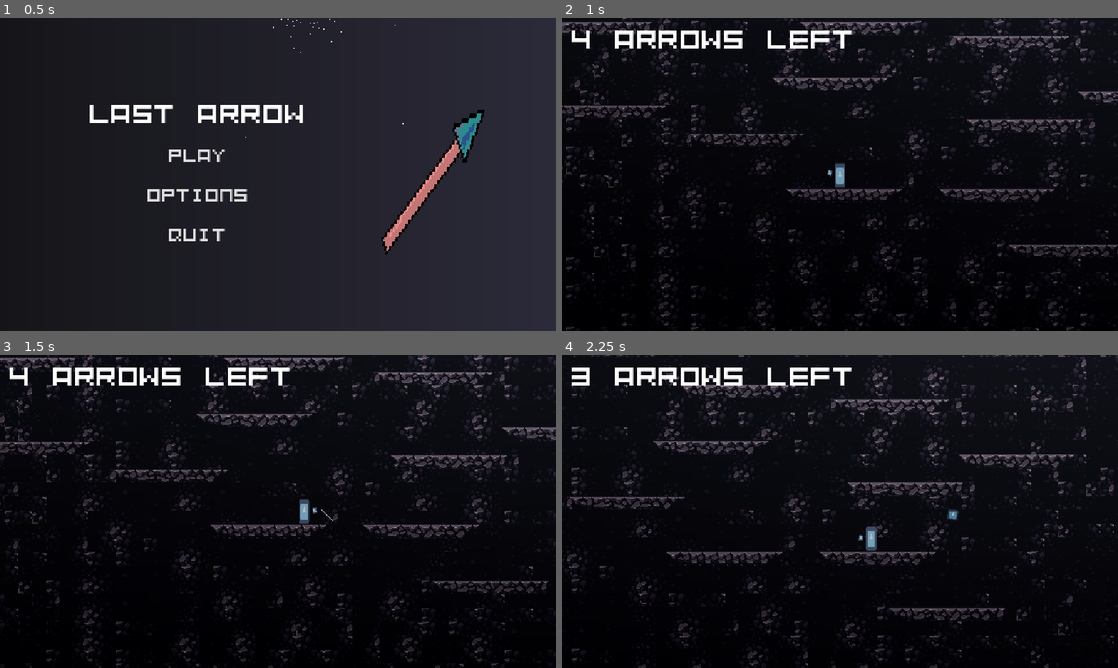
Above: before the commit, frames 1-4 (two rows, left to right).
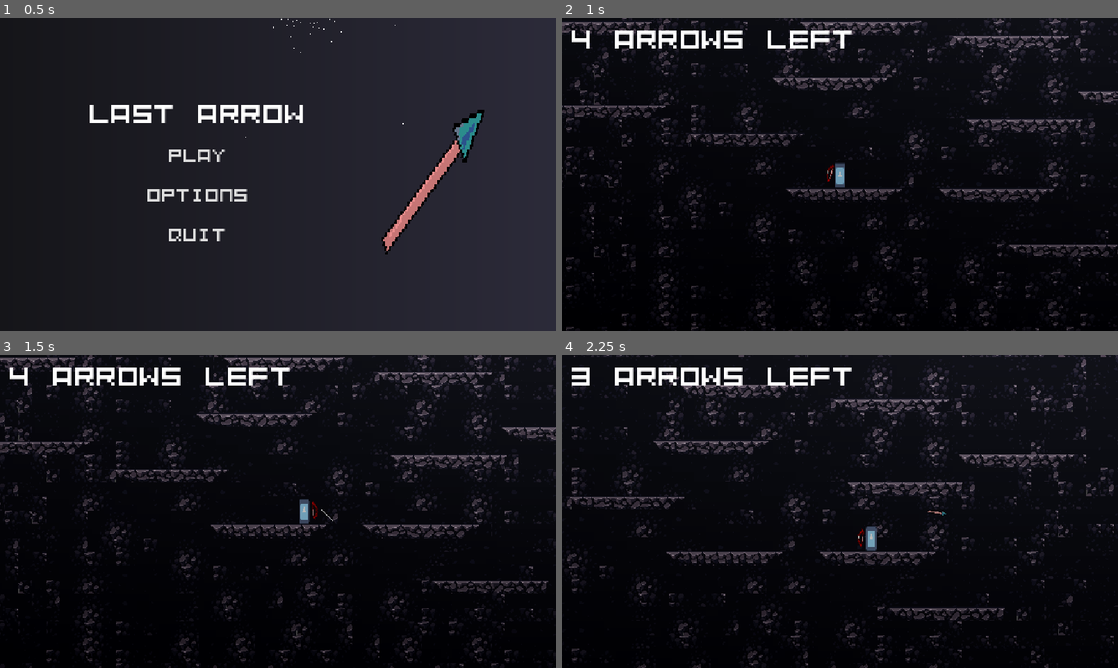
Above: after the commit, the same moments.

Repository: VeryUsual/last-arrow
Game: Godot game, scene res://scenes/main_menu.tscn
The game is run twice, just before and just after one commit, with the same random seed, the same clock (stepped at 60 frames per second) and the same inputs. The engine's default icon, where the game draws it, is replaced by a stand-in: a white triangle on a blue panel in a dark square.
Inputs (mouse positions are in pixels of both pictures, inside the frame that each line leads up to):
- Up to frame 1 (0.5 s): no input
- Up to frame 2 (1 s): click "Play" at 0.5 s
- Up to frame 3 (1.5 s): tap Enter at 1.25 s; move the mouse to (400, 495) at 1.27 s; press the mouse at (400, 495) at 1.28 s; hold D (move_right) from 1.28 s (still down)
- Up to frame 4 (2.25 s): keep holding D (move_right); tap W (jump) at 1.52 s; move the mouse to (728, 527) at 2.02 s; release the mouse at (728, 527) at 2.03 s; tap Alt at 2.1 s

Frame 1 is identical in both runs. In frame 2, less than 0.1% of the frame differs, in the area x 47-49%, y 46-53%; in frame 3, less than 0.1%; in frame 4, 0.1%, in the area x 53-72%, y 49-62%.

Commit message:
added arrow & bow asset to their respective object, modified arrow speed

Diff:
--- a/scenes/arrow.tscn
+++ b/scenes/arrow.tscn
@@ -1,19 +1,22 @@
 [gd_scene format=3 uid="uid://dl272y0ht2ln5"]
 
 [ext_resource type="Script" uid="uid://cou8a1sky6tp0" path="res://scripts/arrow.gd" id="1_23jat"]
-[ext_resource type="Texture2D" uid="uid://c1yxje58v65g" path="res://icon.svg" id="1_umosx"]
+[ext_resource type="Texture2D" uid="uid://dnwhrsrhfchlw" path="res://assets/arrow.png" id="2_23jat"]
 
 [sub_resource type="RectangleShape2D" id="RectangleShape2D_umosx"]
-size = Vector2(13, 13)
+size = Vector2(23, 6)
 
 [node name="Arrow" type="Area2D" unique_id=981322593]
 script = ExtResource("1_23jat")
 
 [node name="Sprite2D" type="Sprite2D" parent="." unique_id=864837367]
-scale = Vector2(0.1, 0.1)
-texture = ExtResource("1_umosx")
+position = Vector2(-0.25, 0)
+rotation = 0.7853982
+scale = Vector2(0.5, 0.5)
+texture = ExtResource("2_23jat")
 
 [node name="CollisionShape2D" type="CollisionShape2D" parent="." unique_id=531911420]
+position = Vector2(0.5, 0)
 shape = SubResource("RectangleShape2D_umosx")
 
 [connection signal="body_entered" from="." to="." method="_on_body_entered"]
--- a/scenes/player.tscn
+++ b/scenes/player.tscn
@@ -4,6 +4,7 @@
 [ext_resource type="Script" uid="uid://bbejkpcpg55lh" path="res://scripts/player.gd" id="1_g2els"]
 [ext_resource type="Script" uid="uid://bk72ekhte0ay4" path="res://scripts/bow.gd" id="3_qhqgy"]
 [ext_resource type="FontFile" uid="uid://gblxpnjqvndy" path="res://assets/fonts/Kenney Mini Square Mono.ttf" id="4_dqkch"]
+[ext_resource type="Texture2D" uid="uid://bou1mc14eqsm7" path="res://assets/bow.png" id="4_qlg0r"]
 
 [sub_resource type="RectangleShape2D" id="RectangleShape2D_3vyb7"]
 size = Vector2(12, 29)
@@ -28,8 +29,10 @@
 
 [node name="Sprite2D" type="Sprite2D" parent="Bow" unique_id=775859613]
 position = Vector2(12, 5.9604645e-08)
-scale = Vector2(0.04, 0.05125)
-texture = ExtResource("1_3vyb7")
+rotation = 2.443461
+scale = Vector2(0.7, 0.896)
+skew = 0.06981317
+texture = ExtResource("4_qlg0r")
 
 [node name="Line2D" type="Line2D" parent="Bow" unique_id=758600932]
 position = Vector2(20, 0)
--- a/scripts/arrow.gd
+++ b/scripts/arrow.gd
@@ -1,6 +1,6 @@
 extends Area2D
 
-var speed = 700
+var speed = 600
 
 func _physics_process(delta: float) -> void:
 	position += transform.x * speed * delta
